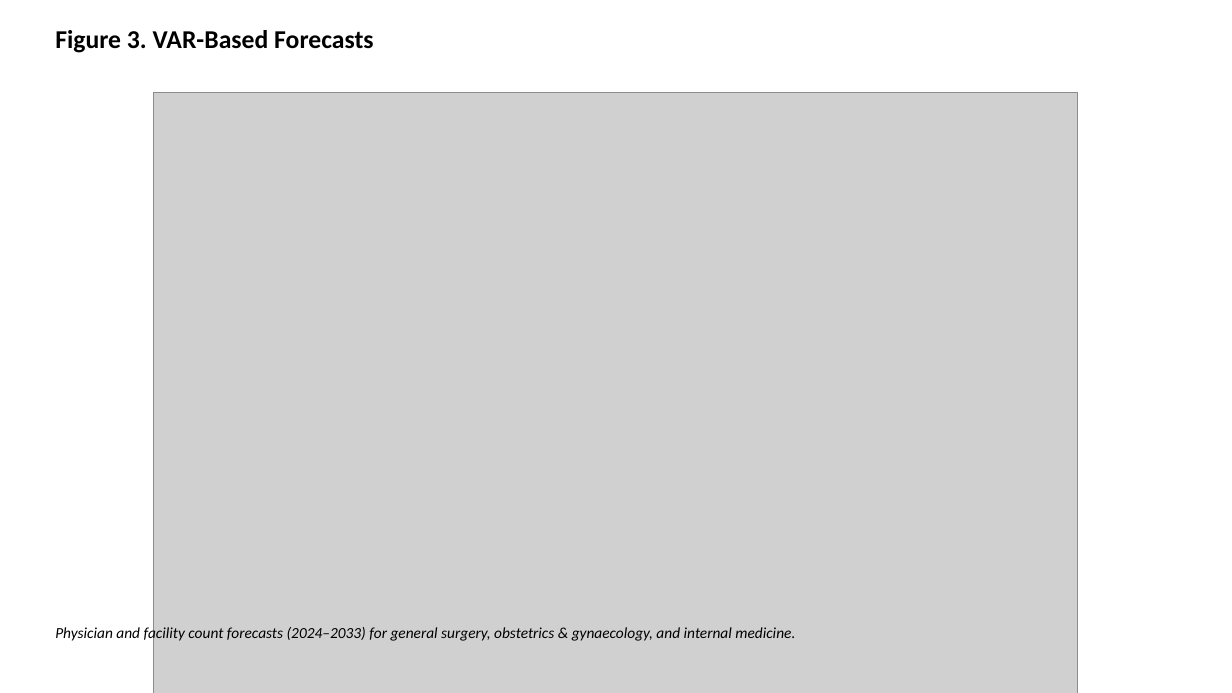
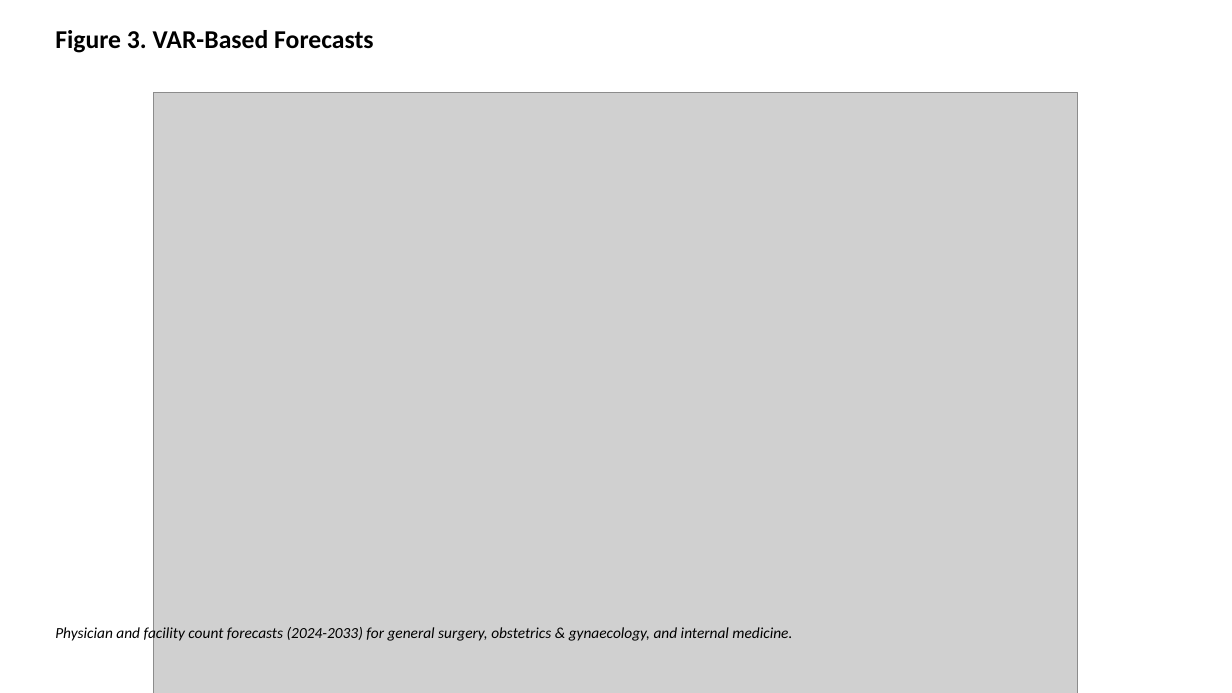
Before and after one commit to bougtoir/medical-accident-its-analysis, a slide deck: slide 4 of medical_accident_its_analysis/manuscript/var_granger_figures_en.pptx. Drawn at 1232x693 pixels with LibreOffice and Linux fonts; fonts in the diff are those of the drawing; grey boxes stand for pictures. Boxes give left, top, right and bottom in pixels: in the first picture for what was removed or moved away, otherwise in the second. Text is boxed around its words. In the diff, an @@ line names an element or a change of style, - is before the commit and + after.

```diff
--- a/medical_accident_its_analysis/manuscript/var_granger_figures_en.pptx
+++ b/medical_accident_its_analysis/manuscript/var_granger_figures_en.pptx
@@ text at <box>55,625,792,643</box>: text changed @@
-Physician and facility count forecasts (2024–2033) for general surgery, obstetrics & gynaecology, and internal medicine.
+Physician and facility count forecasts (2024-2033) for general surgery, obstetrics & gynaecology, and internal medicine.
```
Also in this commit, not shown: 1 other slide changed, 40 other files.
